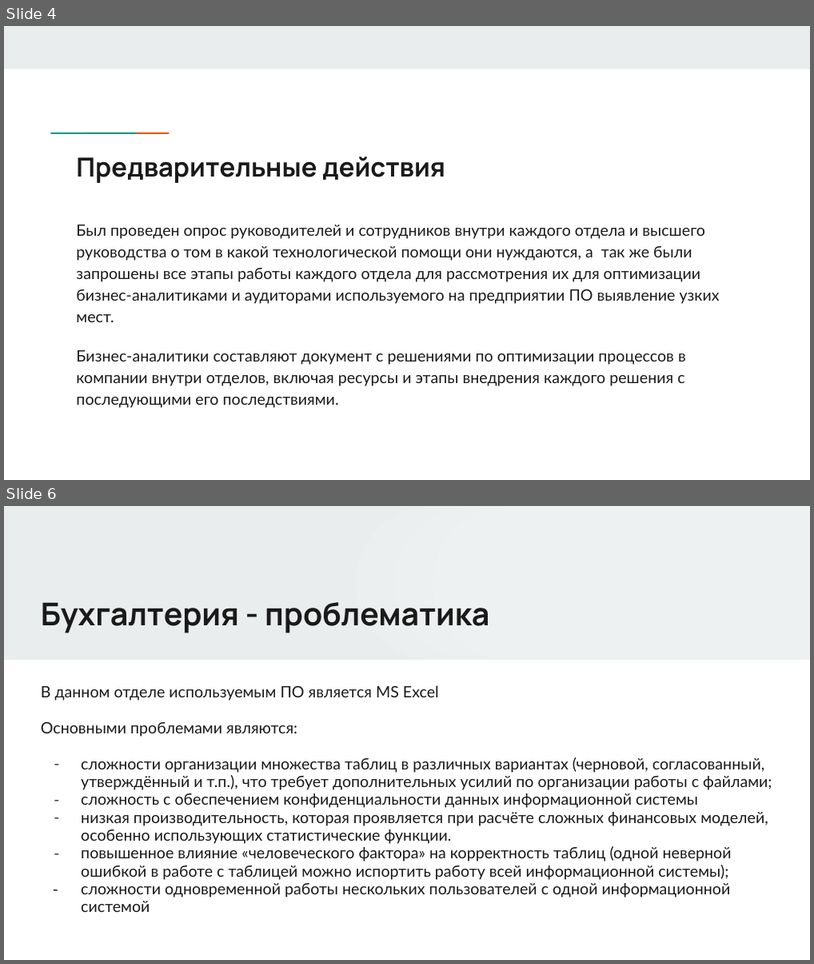
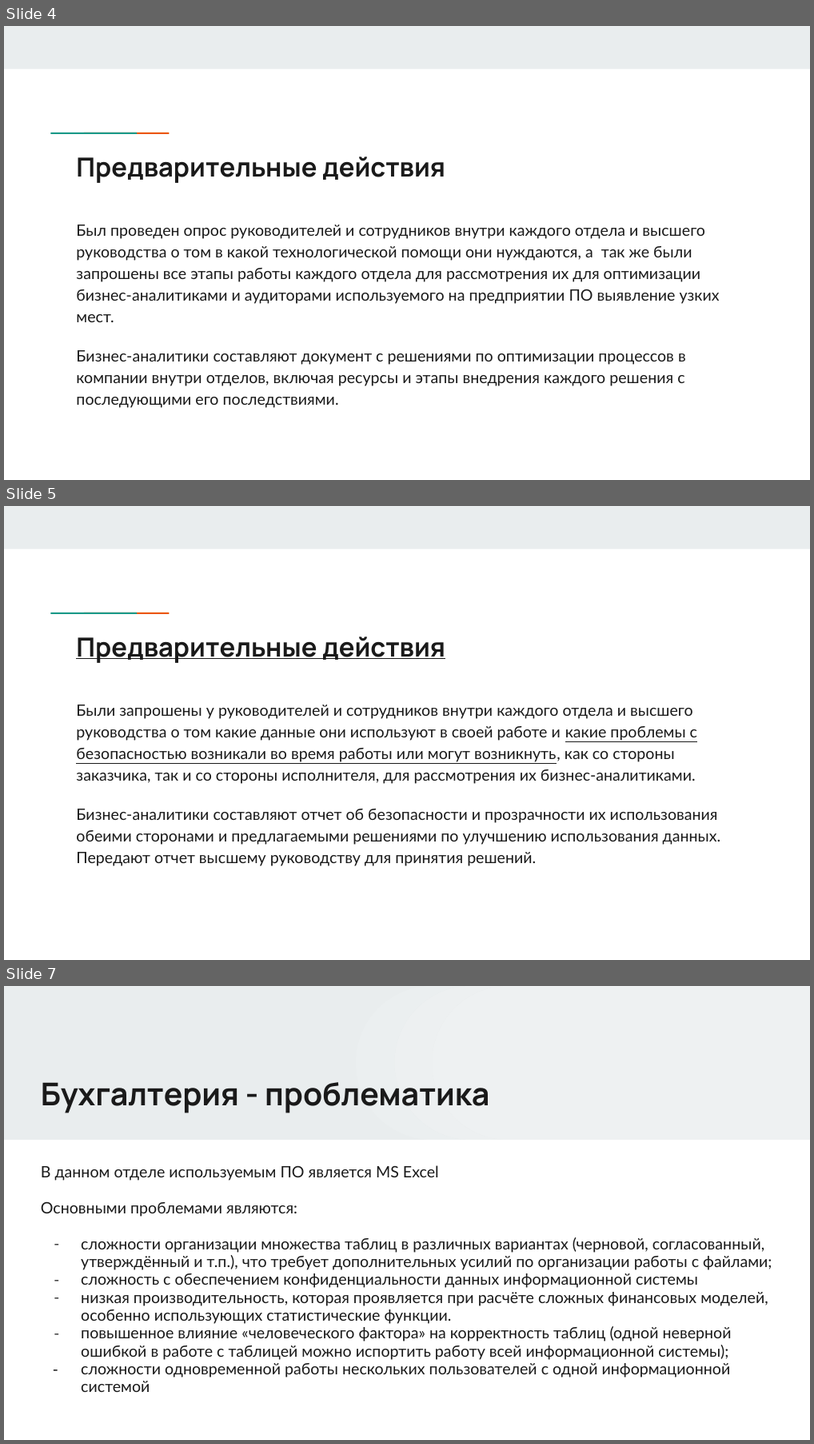
Before and after one commit to Kolonin-Gleb-Studying/SIT, a slide deck: Отчёт об эффективности СИТ студенты/София.pptx. Shown one above the other, each under a label of ours: slides 4 and 6 before the commit, slides 4, 5 and 7 after it; the slides between them are not shown. The pictures are 814x964 and 814x1444 pixels, drawn with LibreOffice and Linux fonts; fonts in the diff are those of the drawing. Boxes give left, top, right and bottom in pixels: in the first picture for what was removed or moved away, otherwise in the second. Text is boxed around its words. In the diff, an @@ line names an element or a change of style, - is before the commit and + after.

```diff
--- a/Отчёт об эффективности СИТ студенты/София.pptx
+++ b/Отчёт об эффективности СИТ студенты/София.pptx
@@ slide 5 added at (4, 506, 810, 960), background #FFFFFF; not listed: 3 template elements that a slide beside it also shows @@
@@ title added at (76, 636, 446, 663), 23.4 pt, text #1A1A1A, bold, underline @@
+Предварительные действия
@@ text added at (76, 704, 722, 866), 14 pt, text #1A1A1A @@
+Были запрошены у руководителей и сотрудников внутри каждого отдела и высшего руководства о том какие данные они используют в своей работе и какие проблемы с безопасностью возникали во время работы или могут возникнуть, как со стороны заказчика, так и со стороны исполнителя, для рассмотрения их бизнес-аналитиками.
+Бизнес-аналитики составляют отчет об безопасности и прозрачности их использования обеими сторонами и предлагаемыми решениями по улучшению использования данных. Передают отчет высшему руководству для принятия решений.
@@ what was slide 6 is now slide 7 @@
```
Also in this commit, not shown: 4 slides changed, 22 other slides added, 1 slide removed, 3 other files.
